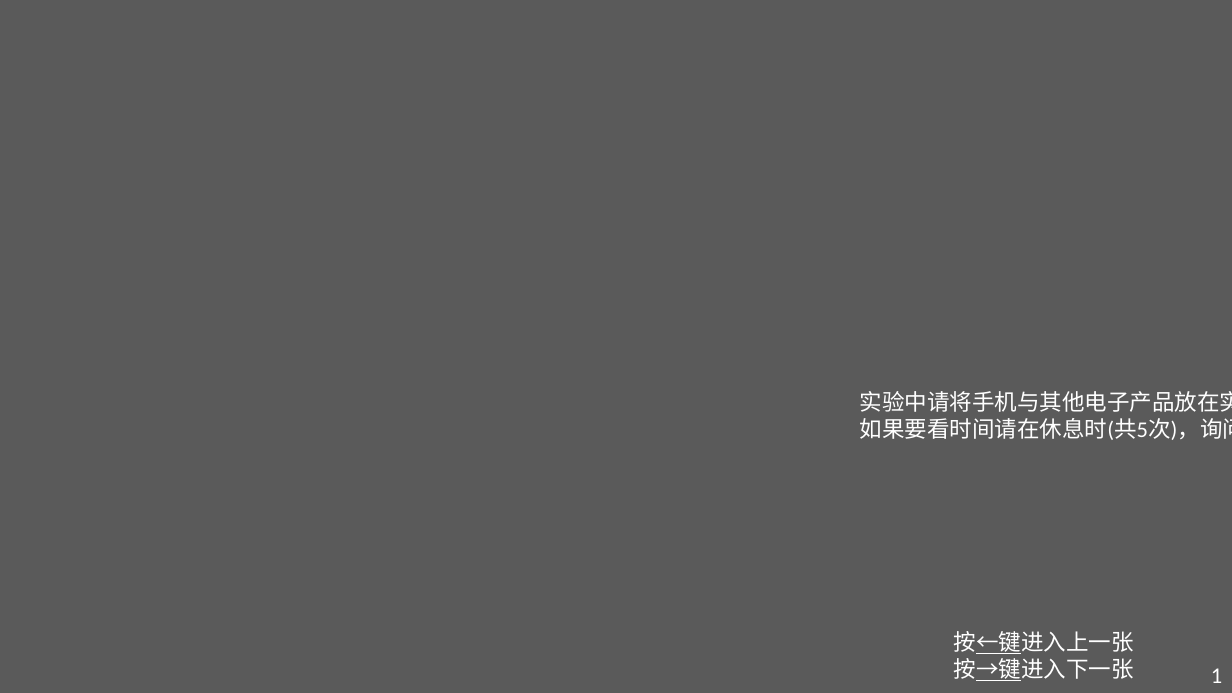
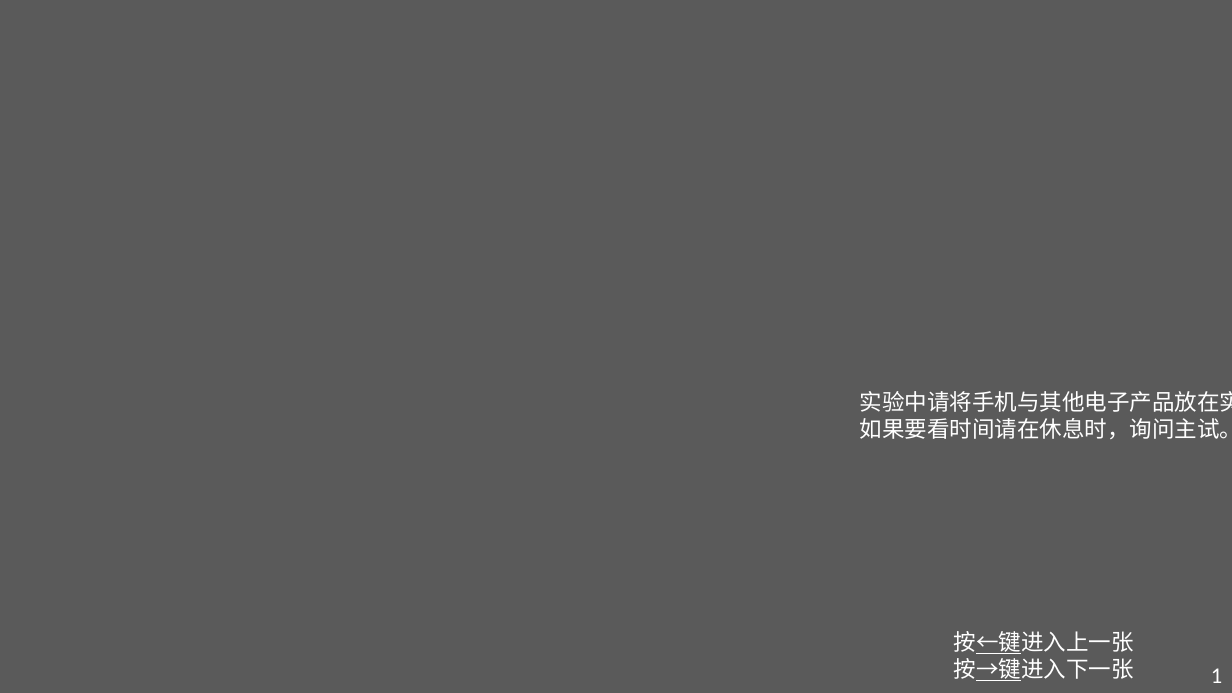
Before and after one commit to NieSz/poor-neuroeco-exp, a slide deck: slide 2 of exp/instruction/instruction_gr.pptx. Drawn at 1232x693 pixels with LibreOffice and Linux fonts; fonts in the diff are those of the drawing. Boxes give left, top, right and bottom in pixels: in the first picture for what was removed or moved away, otherwise in the second. Text is boxed around its words. In the diff, an @@ line names an element or a change of style, - is before the commit and + after.

```diff
--- a/exp/instruction/instruction_gr.pptx
+++ b/exp/instruction/instruction_gr.pptx
@@ text at box(860, 418, 1232, 439): text changed @@
-如果要看时间请在休息时(共5次)，询问主试。
+如果要看时间请在休息时，询问主试。
```
Also in this commit, not shown: 2 other slides changed, 12 other files.
